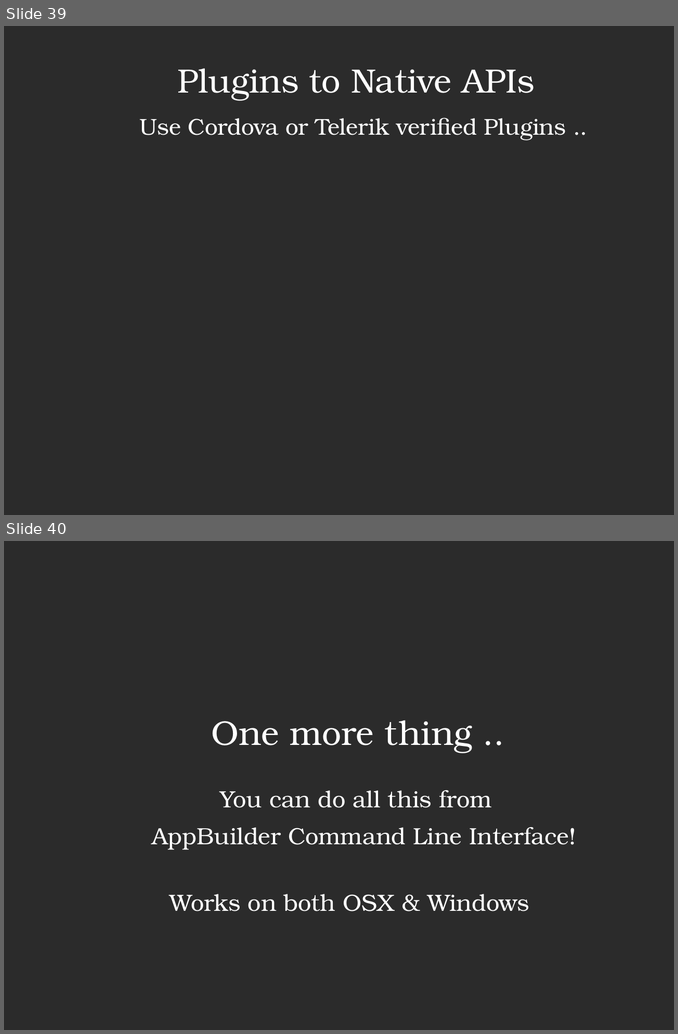
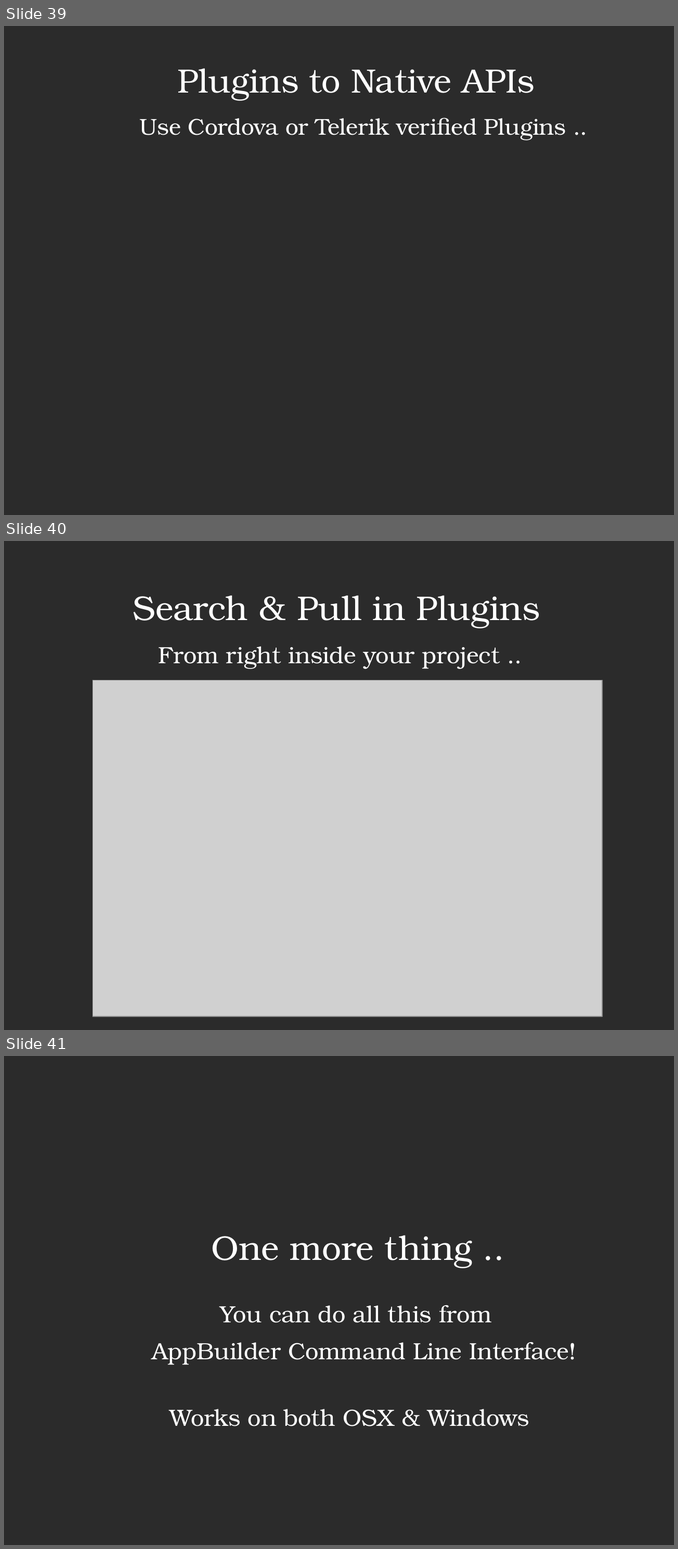
Before and after one commit to telerik-boneyard/presentations, a slide deck: appbuilderbox/Slides/Telerik AppBuilder.pptx. Shown one above the other, each under a label of ours: slides 39 and 40 before the commit, slides 39, 40 and 41 after it. The pictures are 678x1034 and 678x1549 pixels, drawn with LibreOffice and Linux fonts; fonts in the diff are those of the drawing; grey boxes stand for pictures; background and template pictures are left out; a plain dark background stands for a picture behind light text. Boxes give left, top, right and bottom in pixels: in the first picture for what was removed or moved away, otherwise in the second. Text is boxed around its words. In the diff, an @@ line names an element or a change of style, - is before the commit and + after.

Commit message:
Updates to slide decks

```diff
--- a/appbuilderbox/Slides/Telerik AppBuilder.pptx
+++ b/appbuilderbox/Slides/Telerik AppBuilder.pptx
@@ slide 40 added at (4, 541, 674, 1030), background picture (left out) @@
@@ text added at (133, 595, 540, 628), 38.8 pt, text #FFFFFF @@
+Search & Pull in Plugins
@@ text added at (158, 646, 500, 669), 26.5 pt, text #FFFFFF @@
+From right inside your project ..
@@ picture added at (93, 680, 601, 1017) @@
@@ what was slide 40 is now slide 41 @@
```
Also in this commit, not shown: 1 other file.
